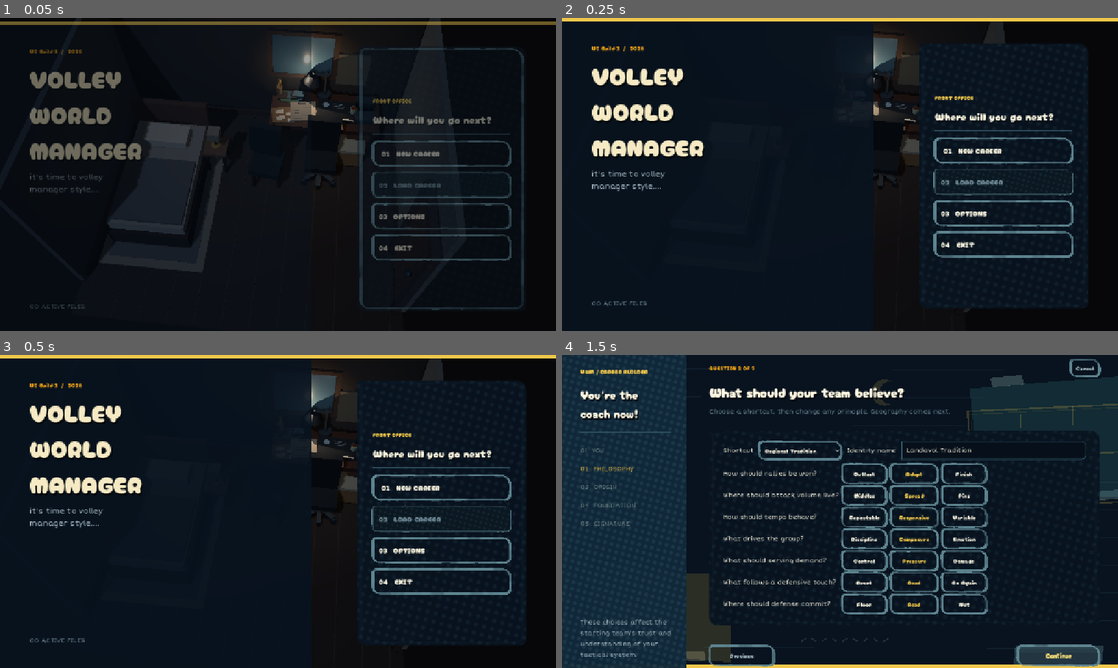
Above: before the commit, frames 1-4 (two rows, left to right).
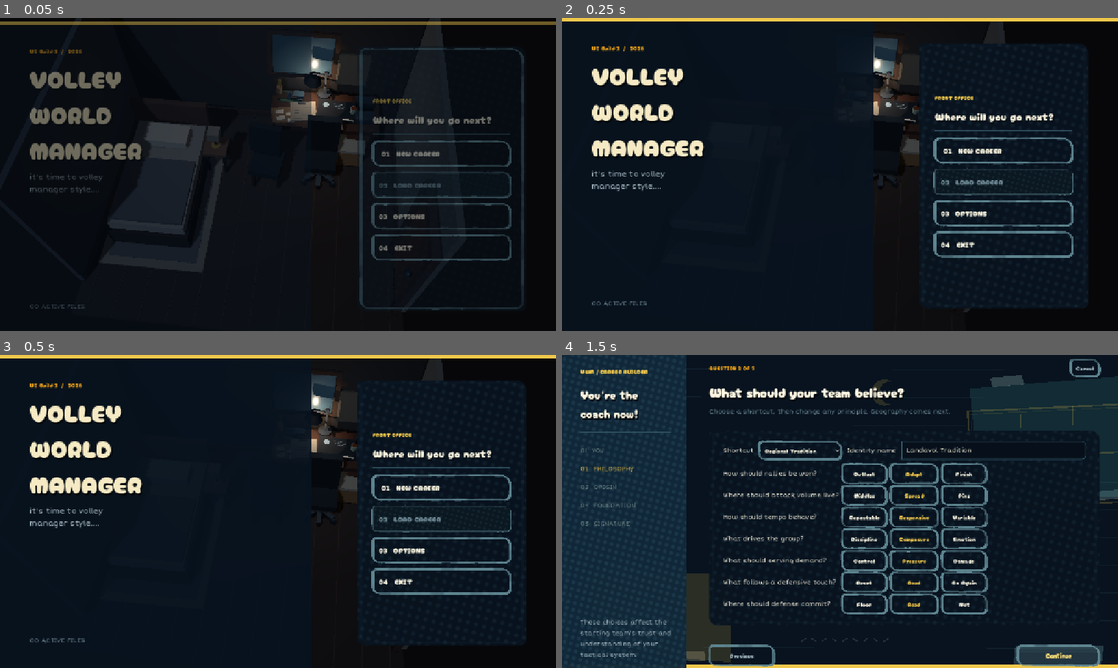
Above: after the commit, the same moments.

Repository: iracarranza/volley-world-manager
Game: Godot game, scene res://scenes/application.tscn
Same seed, same stepped clock (60 frames per second), same inputs: the game is played once before the commit and once after it.
Inputs:
- Up to frame 1 (0.05 s): no input
- Up to frame 2 (0.25 s): no input
- Up to frame 3 (0.5 s): no input
- Up to frame 4 (1.5 s): click "01 NEW CAREER" at 0.5 s; click "Continue" at 1.25 s

The runs differ from the first frame. In frame 1, 1.2% of the frame differs, in the area x 49-64%, y 4-36%; in frame 2, 0.8%; in frame 3, 0.8%; in frame 4, nothing differs.

Commit message:
Desk iteration 11: restrain warm lamp falloff

Diff:
--- a/scenes/office/canonical_office_low_poly.tscn
+++ b/scenes/office/canonical_office_low_poly.tscn
@@ -24,21 +24,21 @@
 [node name="WarmRoomFill" type="OmniLight3D" parent="."]
 position = Vector3(-0.55, 1.85, -0.75)
 light_color = Color(0.78, 0.62, 0.48, 1)
-light_energy = 0.10
+light_energy = 0.08
 omni_range = 4.0
 shadow_enabled = false
 
 [node name="DeskFill" type="OmniLight3D" parent="."]
 position = Vector3(1.05, 1.48, -1.08)
-light_color = Color(0.78, 0.73, 0.64, 1)
-light_energy = 0.10
+light_color = Color(0.72, 0.72, 0.70, 1)
+light_energy = 0.08
 omni_range = 2.4
 shadow_enabled = false
 
 [node name="DeskLampLight" type="OmniLight3D" parent="."]
-position = Vector3(0.69, 1.28, -1.70)
-light_color = Color(1.0, 0.80, 0.60, 1)
-light_energy = 0.29
-omni_range = 1.22
-omni_attenuation = 1.75
+position = Vector3(0.82, 1.18, -1.70)
+light_color = Color(1.0, 0.82, 0.64, 1)
+light_energy = 0.20
+omni_range = 0.95
+omni_attenuation = 2.0
 shadow_enabled = true
